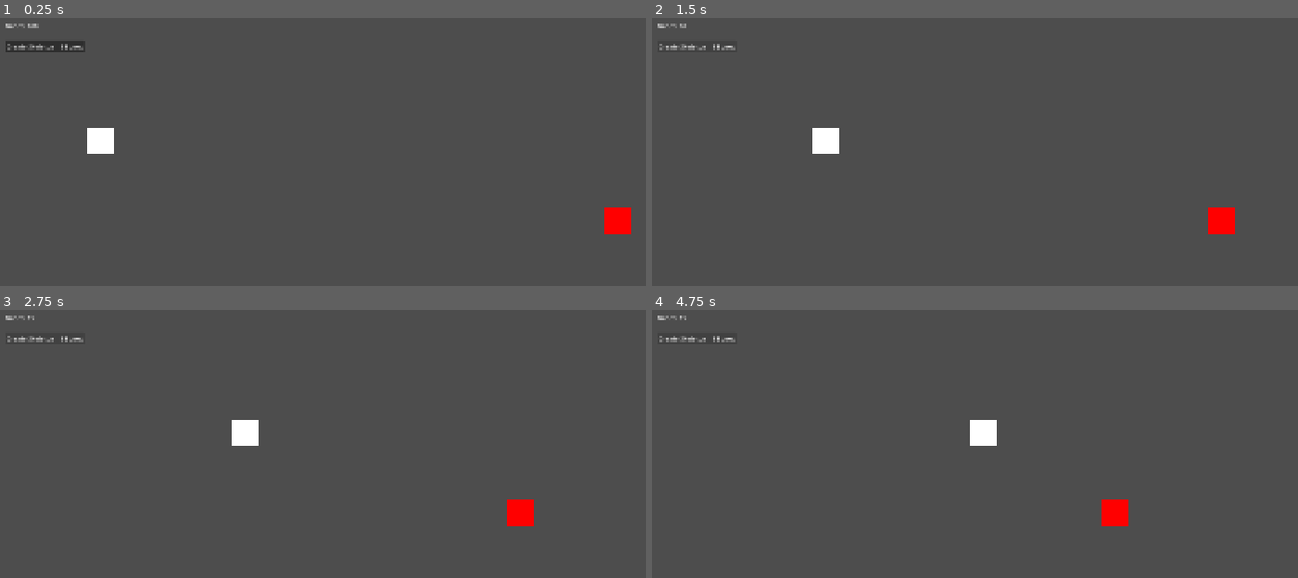
Above: before the commit, frames 1-4 (two rows, left to right).
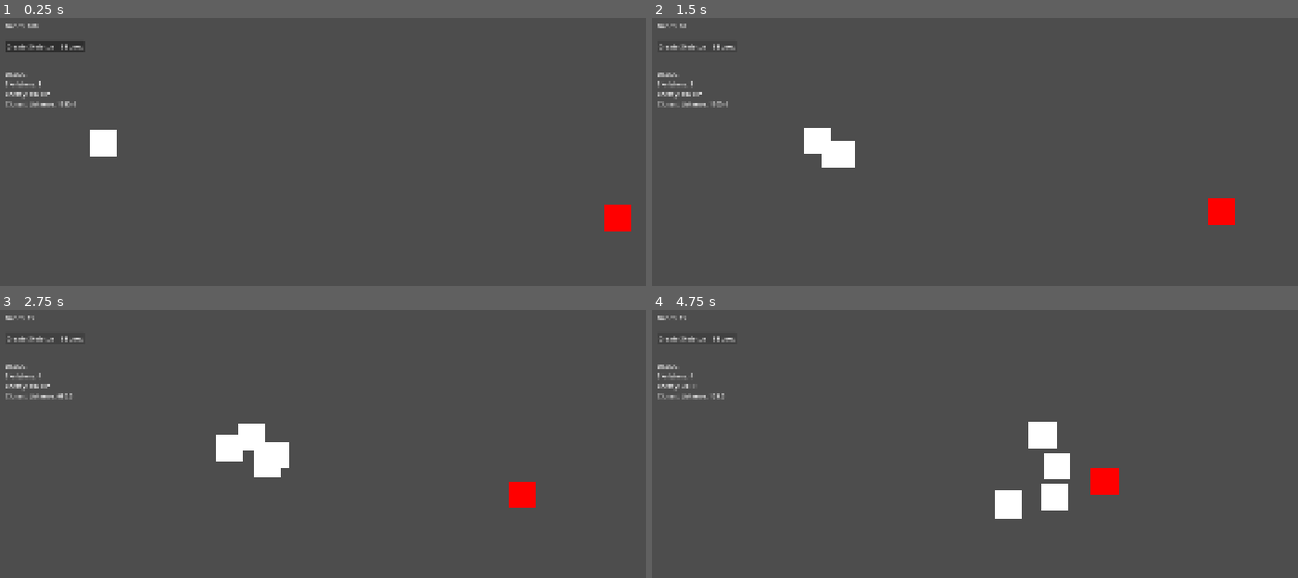
Above: after the commit, the same moments.

Repository: luizfelippe-dev/NecroWorks
Game: Godot game, scene res://main.tscn
Two runs of this game, one before a commit and one after it. Both use one fixed random seed, a clock stepped at 60 frames per second and the inputs below. The project has no main scene, so this scene is started directly.
Inputs:
- Up to frame 1 (0.25 s): no input
- Up to frame 2 (1.5 s): click "Create Skeleton - 5 Bones" at 0.5 s; click "Create Skeleton - 5 Bones" at 1.25 s
- Up to frame 3 (2.75 s): click "Create Skeleton - 5 Bones" at 2 s
- Up to frame 4 (4.75 s): no input

The runs differ from the first frame. In frame 1, 0.6% of the frame differs, in the area x 0-98%, y 20-81%; in frame 2, 1.2%; in frame 3, 2.1%; in frame 4, 3.3%, in the area x 0-74%, y 20-81%.

Commit message:
fix: replace army offset with target-based combat movement

Diff:
--- a/main.gd
+++ b/main.gd
@@ -13,7 +13,7 @@
 
 
 # =========================================================
-# CENAS REUTILIZÁVEIS
+# CENAS
 # =========================================================
 
 var corpse_scene: PackedScene = preload("res://corpse.tscn")
@@ -22,10 +22,20 @@
 
 
 # =========================================================
+# VISUAL TEMPORÁRIO
+# =========================================================
+
+const SKELETON_COLOR: Color = Color.WHITE
+const ENEMY_COLOR: Color = Color.RED
+
+const UNIT_SIZE: float = 70.0
+
+
+# =========================================================
 # MOVIMENTO
 # =========================================================
 
-var skeleton_speed: float = 150.0
+var skeleton_speed: float = 180.0
 var enemy_speed: float = 100.0
 
 
@@ -51,19 +61,24 @@
 # COMBATE
 # =========================================================
 
-var attack_distance: float = 90.0
-var attack_cooldown: float = 0.7
+var skeleton_attack_cooldown: float = 0.7
+var enemy_attack_cooldown: float = 0.7
 
 var enemy_attack_timer: float = 0.0
 
+# Distância em que o Enemy consegue bater.
+var enemy_attack_range: float = 135.0
+
+# Quanto o Skeleton pode estar afastado de sua posição
+# de combate para considerarmos que ele chegou.
+var combat_position_tolerance: float = 15.0
+
 
 # =========================================================
 # ECONOMIA
 # =========================================================
 
-# PARA TESTE:
-# pode colocar 100 aqui.
-#
+# CHEAT TEMPORÁRIO PARA TESTE.
 # DEPOIS VOLTE PARA 0.
 var bones: int = 100
 
@@ -94,52 +109,84 @@
 var skeleton_hps: Dictionary = {}
 var skeleton_attack_timers: Dictionary = {}
 
-
-# =========================================================
-# FORMAÇÃO DOS SKELETONS
-# =========================================================
-
-const SKELETON_FORMATION_COLUMNS: int = 6
-const SKELETON_FORMATION_ROWS: int = 6
+# Skeleton -> slot
+var skeleton_slots: Dictionary = {}
+
+# Slot -> ocupado
+var occupied_skeleton_slots: Dictionary = {}
+
+
+# =========================================================
+# FORMAÇÃO DE SPAWN
+# =========================================================
+
+const FORMATION_COLUMNS: int = 6
+const FORMATION_ROWS: int = 6
 
 const MAX_SKELETONS: int = (
-	SKELETON_FORMATION_COLUMNS
-	* SKELETON_FORMATION_ROWS
+	FORMATION_COLUMNS
+	* FORMATION_ROWS
 )
 
-
-# Skeleton provisório possui 70x70.
-# Deixamos espaço entre eles.
-const SKELETON_SPACING: Vector2 = Vector2(
+const SPAWN_SPACING: Vector2 = Vector2(
 	85.0,
 	85.0
 )
 
-
-# Formação começa aqui.
-#
-# 6 linhas cabem tranquilamente em 1080p.
-const SKELETON_FORMATION_ORIGIN: Vector2 = Vector2(
+const SPAWN_ORIGIN: Vector2 = Vector2(
 	250.0,
 	350.0
 )
 
 
-# Quanto a formação inteira avançou.
-var army_offset_x: float = 0.0
-
-
-# Evita que algum bug faça o exército
-# viajar infinitamente para fora da tela.
-const MAX_ARMY_OFFSET_X: float = 900.0
-
-
-# Skeleton -> número do slot
-var skeleton_slots: Dictionary = {}
-
-
-# número do slot -> ocupado
-var occupied_skeleton_slots: Dictionary = {}
+# =========================================================
+# FORMAÇÃO DE COMBATE
+# =========================================================
+
+# Skeletons não tentam entrar dentro do Enemy.
+#
+# Eles ocupam uma formação que acompanha o Enemy:
+#
+#       S  S
+#    S  S  S     ENEMY
+#       S  S
+#
+# Quanto maior o exército, mais colunas são formadas.
+
+const COMBAT_ROWS: int = 6
+
+const COMBAT_SPACING_X: float = 85.0
+const COMBAT_SPACING_Y: float = 85.0
+
+# Primeira coluna fica 110 pixels à esquerda do Enemy.
+const COMBAT_FRONT_DISTANCE: float = 110.0
+
+# Ordem das linhas:
+#
+# centro superior
+# centro inferior
+# segunda superior
+# segunda inferior
+# topo
+# baixo
+#
+# Isso faz os primeiros Skeletons ficarem próximos
+# do centro em vez de começar pelo topo.
+const COMBAT_ROW_ORDER: Array[int] = [
+	2,
+	3,
+	1,
+	4,
+	0,
+	5
+]
+
+
+# =========================================================
+# DEBUG
+# =========================================================
+
+var debug_label: Label = null
 
 
 # =========================================================
@@ -147,6 +194,9 @@
 # =========================================================
 
 func _ready() -> void:
+
+	create_debug_hud()
+
 
 	# -----------------------------------------------------
 	# ENEMY INICIAL
@@ -154,16 +204,25 @@
 
 	enemy = initial_enemy
 
-	# Não dependemos da posição salva no editor.
 	enemy.position = ENEMY_SPAWN_POSITION
 
 	enemy_hp = enemy_max_hp
+
+	ensure_unit_visual(
+		enemy,
+		ENEMY_COLOR
+	)
 
 
 	# -----------------------------------------------------
 	# SKELETON INICIAL
 	# -----------------------------------------------------
 
+	ensure_unit_visual(
+		initial_skeleton,
+		SKELETON_COLOR
+	)
+
 	register_skeleton(
 		initial_skeleton,
 		0
@@ -178,8 +237,8 @@
 		create_skeleton
 	)
 
-
 	update_bones_ui()
+	update_debug_ui()
 
 
 # =========================================================
@@ -188,19 +247,23 @@
 
 func _process(delta: float) -> void:
 
-	# Estamos esperando aparecer outro Enemy.
+	update_debug_ui()
+
+
+	# Estamos entre um Enemy e outro.
 	if not is_instance_valid(enemy):
 		return
 
 
-	# Não existe exército no momento.
+	# Não existe exército.
+	# O Enemy fica esperando.
 	if skeletons.is_empty():
 		return
 
 
-	# -----------------------------------------------------
-	# COOLDOWN DO ENEMY
-	# -----------------------------------------------------
+	# =====================================================
+	# COOLDOWNS
+	# =====================================================
 
 	enemy_attack_timer = maxf(
 		enemy_attack_timer - delta,
@@ -208,107 +271,7 @@
 	)
 
 
-	# -----------------------------------------------------
-	# COOLDOWN DOS SKELETONS
-	# -----------------------------------------------------
-
 	for current_skeleton: Node2D in skeletons:
-
-		if not is_instance_valid(current_skeleton):
-			continue
-
-
-		var current_timer: float = float(
-			skeleton_attack_timers.get(
-				current_skeleton,
-				0.0
-			)
-		)
-
-
-		current_timer = maxf(
-			current_timer - delta,
-			0.0
-		)
-
-
-		skeleton_attack_timers[
-			current_skeleton
-		] = current_timer
-
-
-	# -----------------------------------------------------
-	# SKELETON MAIS À FRENTE
-	# -----------------------------------------------------
-
-	var front_skeleton: Node2D = (
-		get_front_skeleton()
-	)
-
-
-	if front_skeleton == null:
-		return
-
-
-	var front_distance: float = absf(
-		enemy.position.x
-		- front_skeleton.position.x
-	)
-
-
-	# =====================================================
-	# MOVIMENTO
-	# =====================================================
-
-	if front_distance > attack_distance:
-
-		# Toda a formação avança junta.
-		army_offset_x += (
-			skeleton_speed
-			* delta
-		)
-
-
-		army_offset_x = minf(
-			army_offset_x,
-			MAX_ARMY_OFFSET_X
-		)
-
-
-		update_skeleton_formation_positions()
-
-
-		# Enemy anda para esquerda.
-		enemy.position.x -= (
-			enemy_speed
-			* delta
-		)
-
-
-		return
-
-
-	# =====================================================
-	# COMBATE
-	# =====================================================
-
-	# Enemy ataca o Skeleton mais avançado.
-	if enemy_attack_timer <= 0.0:
-
-		damage_skeleton(
-			front_skeleton
-		)
-
-		enemy_attack_timer = attack_cooldown
-
-
-	# O ataque acima pode ter matado o último Skeleton.
-	if skeletons.is_empty():
-		return
-
-
-	# Todos os Skeletons vivos atacam.
-	for current_skeleton: Node2D in skeletons.duplicate():
 
 		if not is_instance_valid(current_skeleton):
 			continue
@@ -322,18 +285,237 @@
 		)
 
 
-		if timer <= 0.0:
-
-			attack_enemy(
+		timer = maxf(
+			timer - delta,
+			0.0
+		)
+
+
+		skeleton_attack_timers[
+			current_skeleton
+		] = timer
+
+
+	# =====================================================
+	# ENEMY PERSEGUE O SKELETON MAIS PRÓXIMO
+	# =====================================================
+
+	var closest_skeleton: Node2D = (
+		get_closest_skeleton_to_enemy()
+	)
+
+
+	if closest_skeleton == null:
+		return
+
+
+	var distance_to_skeleton: float = (
+		enemy.position.distance_to(
+			closest_skeleton.position
+		)
+	)
+
+
+	if distance_to_skeleton > enemy_attack_range:
+
+		enemy.position = (
+			enemy.position.move_toward(
+				closest_skeleton.position,
+				enemy_speed * delta
+			)
+		)
+
+	else:
+
+		if enemy_attack_timer <= 0.0:
+
+			damage_skeleton(
+				closest_skeleton
+			)
+
+			enemy_attack_timer = (
+				enemy_attack_cooldown
+			)
+
+
+	# O Enemy pode ter acabado de matar
+	# o último Skeleton.
+	if skeletons.is_empty():
+		return
+
+
+	# =====================================================
+	# CADA SKELETON PROCURA SUA POSIÇÃO DE COMBATE
+	# =====================================================
+
+	for current_skeleton: Node2D in skeletons:
+
+		if not is_instance_valid(current_skeleton):
+			continue
+
+
+		if not skeleton_slots.has(
+			current_skeleton
+		):
+			continue
+
+
+		var slot: int = int(
+			skeleton_slots[
 				current_skeleton
-			)
-
-
-			if enemy_hp <= 0:
-
-				kill_enemy()
-
-				return
+			]
+		)
+
+
+		var combat_target: Vector2 = (
+			get_combat_target_position(
+				slot
+			)
+		)
+
+
+		var distance_to_target: float = (
+			current_skeleton.position.distance_to(
+				combat_target
+			)
+		)
+
+
+		# -------------------------------------------------
+		# AINDA NÃO CHEGOU NO INIMIGO
+		# -------------------------------------------------
+
+		if distance_to_target > combat_position_tolerance:
+
+			current_skeleton.position = (
+				current_skeleton.position.move_toward(
+					combat_target,
+					skeleton_speed * delta
+				)
+			)
+
+
+		# -------------------------------------------------
+		# CHEGOU NA POSIÇÃO DE COMBATE
+		# -------------------------------------------------
+
+		else:
+
+			var attack_timer: float = float(
+				skeleton_attack_timers.get(
+					current_skeleton,
+					0.0
+				)
+			)
+
+
+			if attack_timer <= 0.0:
+
+				attack_enemy(
+					current_skeleton
+				)
+
+
+				if enemy_hp <= 0:
+
+					kill_enemy()
+
+					return
+
+
+# =========================================================
+# POSIÇÃO DE COMBATE DO SKELETON
+# =========================================================
+
+func get_combat_target_position(
+	slot: int
+) -> Vector2:
+
+	if not is_instance_valid(enemy):
+
+		return get_spawn_position(
+			slot
+		)
+
+
+	# Temos 6 Skeletons por coluna.
+	var combat_column: int = int(
+		slot / COMBAT_ROWS
+	)
+
+
+	var slot_inside_column: int = (
+		slot % COMBAT_ROWS
+	)
+
+
+	var row_index: int = int(
+		COMBAT_ROW_ORDER[
+			slot_inside_column
+		]
+	)
+
+
+	# Centraliza verticalmente as 6 linhas.
+	var vertical_offset: float = (
+		(
+			float(row_index)
+			- 2.5
+		)
+		* COMBAT_SPACING_Y
+	)
+
+
+	# Primeira coluna fica perto do Enemy.
+	# As outras ficam progressivamente mais atrás.
+	var horizontal_offset: float = (
+		COMBAT_FRONT_DISTANCE
+		+ (
+			float(combat_column)
+			* COMBAT_SPACING_X
+		)
+	)
+
+
+	return Vector2(
+		enemy.position.x
+		- horizontal_offset,
+
+		enemy.position.y
+		+ vertical_offset
+	)
+
+
+# =========================================================
+# POSIÇÃO DE SPAWN
+# =========================================================
+
+func get_spawn_position(
+	slot: int
+) -> Vector2:
+
+	var column: int = (
+		slot
+		% FORMATION_COLUMNS
+	)
+
+
+	var row: int = int(
+		slot
+		/ FORMATION_COLUMNS
+	)
+
+
+	return (
+		SPAWN_ORIGIN
+		+ Vector2(
+			float(column)
+			* SPAWN_SPACING.x,
+
+			float(row)
+			* SPAWN_SPACING.y
+		)
+	)
 
 
 # =========================================================
@@ -370,10 +552,13 @@
 	] = true
 
 
-	# Coloca ele imediatamente
-	# no slot correto da formação.
+	# IMPORTANTE:
+	# Todo Skeleton novo nasce NA BASE.
+	#
+	# Não nasce mais na posição do exército
+	# ou perto do Enemy.
 	new_skeleton.position = (
-		get_skeleton_formation_position(
+		get_spawn_position(
 			slot
 		)
 	)
@@ -415,109 +600,43 @@
 
 
 # =========================================================
-# POSIÇÃO DO SLOT
-# =========================================================
-
-func get_skeleton_formation_position(
-	slot: int
-) -> Vector2:
-
-	var column: int = (
-		slot
-		% SKELETON_FORMATION_COLUMNS
-	)
-
-
-	var row: int = int(
-		slot
-		/ SKELETON_FORMATION_COLUMNS
-	)
-
-
-	var result: Vector2 = (
-		SKELETON_FORMATION_ORIGIN
-		+ Vector2(
-			float(column)
-			* SKELETON_SPACING.x,
-
-			float(row)
-			* SKELETON_SPACING.y
-		)
-	)
-
-
-	result.x += army_offset_x
-
-
-	return result
-
-
-# =========================================================
-# ATUALIZAR FORMAÇÃO
-# =========================================================
-
-func update_skeleton_formation_positions() -> void:
+# SKELETON MAIS PRÓXIMO DO ENEMY
+# =========================================================
+
+func get_closest_skeleton_to_enemy() -> Node2D:
+
+	if not is_instance_valid(enemy):
+		return null
+
+
+	var closest_skeleton: Node2D = null
+
+	var closest_distance: float = INF
+
 
 	for current_skeleton: Node2D in skeletons:
 
-		if not is_instance_valid(
-			current_skeleton
-		):
+		if not is_instance_valid(current_skeleton):
 			continue
 
 
-		if not skeleton_slots.has(
-			current_skeleton
-		):
-			continue
-
-
-		var slot: int = int(
-			skeleton_slots[
+		var distance: float = (
+			enemy.position.distance_to(
+				current_skeleton.position
+			)
+		)
+
+
+		if distance < closest_distance:
+
+			closest_distance = distance
+
+			closest_skeleton = (
 				current_skeleton
-			]
-		)
-
-
-		current_skeleton.position = (
-			get_skeleton_formation_position(
-				slot
-			)
-		)
-
-
-# =========================================================
-# PEGAR SKELETON DA FRENTE
-# =========================================================
-
-func get_front_skeleton() -> Node2D:
-
-	var front_skeleton: Node2D = null
-
-	var greatest_x: float = -1000000.0
-
-
-	for current_skeleton: Node2D in skeletons:
-
-		if not is_instance_valid(
-			current_skeleton
-		):
-			continue
-
-
-		if current_skeleton.position.x > greatest_x:
-
-			greatest_x = (
-				current_skeleton.position.x
-			)
-
-
-			front_skeleton = (
-				current_skeleton
-			)
-
-
-	return front_skeleton
+			)
+
+
+	return closest_skeleton
 
 
 # =========================================================
@@ -537,7 +656,7 @@
 
 	skeleton_attack_timers[
 		attacking_skeleton
-	] = attack_cooldown
+	] = skeleton_attack_cooldown
 
 
 	print(
@@ -631,7 +750,7 @@
 
 
 	# -----------------------------------------------------
-	# REMOVE DADOS
+	# REMOVE DOS SISTEMAS
 	# -----------------------------------------------------
 
 	skeleton_hps.erase(
@@ -649,10 +768,6 @@
 	)
 
 
-	# -----------------------------------------------------
-	# REMOVE NÓ
-	# -----------------------------------------------------
-
 	target.queue_free()
 
 
@@ -669,11 +784,12 @@
 		)
 
 		print(
-			"AGUARDANDO NOVO SKELETON..."
+			"AGUARDANDO REFORÇOS..."
 		)
 
 
 	update_bones_ui()
+	update_debug_ui()
 
 
 # =========================================================
@@ -699,18 +815,18 @@
 	)
 
 
-	# Impede processar o mesmo Enemy novamente.
 	enemy = null
 
 
-	# Cria cadáver.
 	spawn_corpse(
 		death_position
 	)
 
 
-	# Remove inimigo.
 	dead_enemy.queue_free()
+
+
+	update_debug_ui()
 
 
 	print(
@@ -729,26 +845,28 @@
 
 
 # =========================================================
-# SPAWN DO ENEMY
+# SPAWN ENEMY
 # =========================================================
 
 func spawn_enemy() -> void:
 
-	var new_enemy_node: Node = (
+	var enemy_node: Node = (
 		enemy_scene.instantiate()
 	)
 
 
 	var new_enemy: Node2D = (
-		new_enemy_node as Node2D
+		enemy_node as Node2D
 	)
 
 
 	if new_enemy == null:
 
 		push_error(
-			"enemy.tscn precisa possuir Node2D como raiz."
-		)
+			"enemy.tscn precisa ter Node2D como raiz."
+		)
+
+		enemy_node.queue_free()
 
 		return
 
@@ -763,19 +881,22 @@
 	)
 
 
+	ensure_unit_visual(
+		new_enemy,
+		ENEMY_COLOR
+	)
+
+
 	enemy = new_enemy
 
-
 	enemy_hp = enemy_max_hp
 
-
 	enemy_attack_timer = 0.0
 
 
 	print(
 		"NOVO INIMIGO CRIADO!"
 	)
-
 
 	print(
 		"Enemy HP: ",
@@ -783,8 +904,11 @@
 	)
 
 
-# =========================================================
-# SPAWN DO CORPSE
+	update_debug_ui()
+
+
+# =========================================================
+# SPAWN CORPSE
 # =========================================================
 
 func spawn_corpse(
@@ -804,7 +928,7 @@
 	if corpse == null:
 
 		push_error(
-			"corpse.tscn precisa possuir Button como raiz."
+			"corpse.tscn precisa ter Button como raiz."
 		)
 
 		corpse_node.queue_free()
@@ -845,9 +969,7 @@
 	corpse: Button
 ) -> void:
 
-	if not is_instance_valid(
-		corpse
-	):
+	if not is_instance_valid(corpse):
 		return
 
 
@@ -860,7 +982,6 @@
 	print(
 		"CADÁVER PROCESSADO!"
 	)
-
 
 	print(
 		"+",
@@ -868,7 +989,6 @@
 		" BONES"
 	)
 
-
 	print(
 		"TOTAL DE BONES: ",
 		bones
@@ -884,10 +1004,6 @@
 
 func create_skeleton() -> void:
 
-	# -----------------------------------------------------
-	# SEM BONES
-	# -----------------------------------------------------
-
 	if bones < skeleton_cost:
 
 		print(
@@ -897,10 +1013,6 @@
 		return
 
 
-	# -----------------------------------------------------
-	# PROCURA SLOT
-	# -----------------------------------------------------
-
 	var free_slot: int = (
 		get_free_skeleton_slot()
 	)
@@ -909,15 +1021,11 @@
 	if free_slot == -1:
 
 		print(
-			"FORMAÇÃO DE SKELETONS CHEIA!"
-		)
-
-		return
-
-
-	# -----------------------------------------------------
-	# INSTANCIA
-	# -----------------------------------------------------
+			"LIMITE DE SKELETONS ATINGIDO!"
+		)
+
+		return
+
 
 	var skeleton_node: Node = (
 		skeleton_scene.instantiate()
@@ -932,7 +1040,7 @@
 	if new_skeleton == null:
 
 		push_error(
-			"skeleton.tscn precisa possuir Node2D como raiz."
+			"skeleton.tscn precisa ter Node2D como raiz."
 		)
 
 		skeleton_node.queue_free()
@@ -940,19 +1048,17 @@
 		return
 
 
-	# -----------------------------------------------------
-	# PAGA O CUSTO
-	# -----------------------------------------------------
-
 	bones -= skeleton_cost
 
-
-	# -----------------------------------------------------
-	# ADICIONA AO JOGO
-	# -----------------------------------------------------
 
 	add_child(
 		new_skeleton
+	)
+
+
+	ensure_unit_visual(
+		new_skeleton,
+		SKELETON_COLOR
 	)
 
 
@@ -963,19 +1069,18 @@
 
 
 	update_bones_ui()
+	update_debug_ui()
 
 
 	print(
 		"NOVO SKELETON CRIADO!"
 	)
-
 
 	print(
 		"SLOT: ",
 		free_slot
 	)
 
-
 	print(
 		"TOTAL DE BONES: ",
 		bones
@@ -983,7 +1088,166 @@
 
 
 # =========================================================
-# INTERFACE
+# VISUAL TEMPORÁRIO
+# =========================================================
+
+func ensure_unit_visual(
+	unit: Node2D,
+	color: Color
+) -> void:
+
+	var existing_node: Node = (
+		unit.get_node_or_null(
+			"DebugVisual"
+		)
+	)
+
+
+	if existing_node != null:
+
+		var existing_visual: Polygon2D = (
+			existing_node as Polygon2D
+		)
+
+
+		if existing_visual != null:
+
+			existing_visual.color = color
+
+
+		return
+
+
+	var visual: Polygon2D = Polygon2D.new()
+
+	visual.name = "DebugVisual"
+
+	visual.color = color
+
+	visual.z_index = 10
+
+
+	var half_size: float = (
+		UNIT_SIZE / 2.0
+	)
+
+
+	var points: PackedVector2Array = PackedVector2Array(
+		[
+			Vector2(
+				-half_size,
+				-half_size
+			),
+
+			Vector2(
+				half_size,
+				-half_size
+			),
+
+			Vector2(
+				half_size,
+				half_size
+			),
+
+			Vector2(
+				-half_size,
+				half_size
+			)
+		]
+	)
+
+
+	visual.polygon = points
+
+
+	unit.add_child(
+		visual
+	)
+
+
+# =========================================================
+# DEBUG HUD
+# =========================================================
+
+func create_debug_hud() -> void:
+
+	debug_label = Label.new()
+
+	debug_label.name = "DebugLabel"
+
+	debug_label.position = Vector2(
+		40.0,
+		165.0
+	)
+
+	debug_label.size = Vector2(
+		500.0,
+		160.0
+	)
+
+
+	add_child(
+		debug_label
+	)
+
+
+func update_debug_ui() -> void:
+
+	if debug_label == null:
+		return
+
+
+	var enemy_text: String = "SPAWNING"
+
+
+	if is_instance_valid(enemy):
+
+		enemy_text = (
+			str(enemy_hp)
+			+ " HP"
+		)
+
+
+	var closest_distance_text: String = "-"
+
+
+	if (
+		is_instance_valid(enemy)
+		and not skeletons.is_empty()
+	):
+
+		var closest: Node2D = (
+			get_closest_skeleton_to_enemy()
+		)
+
+
+		if closest != null:
+
+			var distance: float = (
+				enemy.position.distance_to(
+					closest.position
+				)
+			)
+
+
+			closest_distance_text = str(
+				round(distance)
+			)
+
+
+	debug_label.text = (
+		"DEBUG"
+		+ "\nSkeletons: "
+		+ str(skeletons.size())
+		+ "\nEnemy: "
+		+ enemy_text
+		+ "\nClosest distance: "
+		+ closest_distance_text
+	)
+
+
+# =========================================================
+# BONES UI
 # =========================================================
 
 func update_bones_ui() -> void:
@@ -994,7 +1258,7 @@
 	)
 
 
-	var formation_full: bool = (
+	var full: bool = (
 		skeletons.size()
 		>= MAX_SKELETONS
 	)
@@ -1002,5 +1266,5 @@
 
 	create_skeleton_button.disabled = (
 		bones < skeleton_cost
-		or formation_full
-	)
+		or full
+	)
--- a/main.tscn
+++ b/main.tscn
@@ -21,7 +21,6 @@
 script = ExtResource("3_lquwl")
 
 [node name="Enemy" parent="." unique_id=1904484668 instance=ExtResource("3_1bvp3")]
-position = Vector2(70, 70)
 script = ExtResource("3_lquwl")
 unit_color = Color(1, 0, 0, 1)
 
Not shown, changed: docs/AI_HANDOFF.md
Not shown, changed: docs/DEVLOG.md
Not shown, changed: docs/ROADMAP.md
